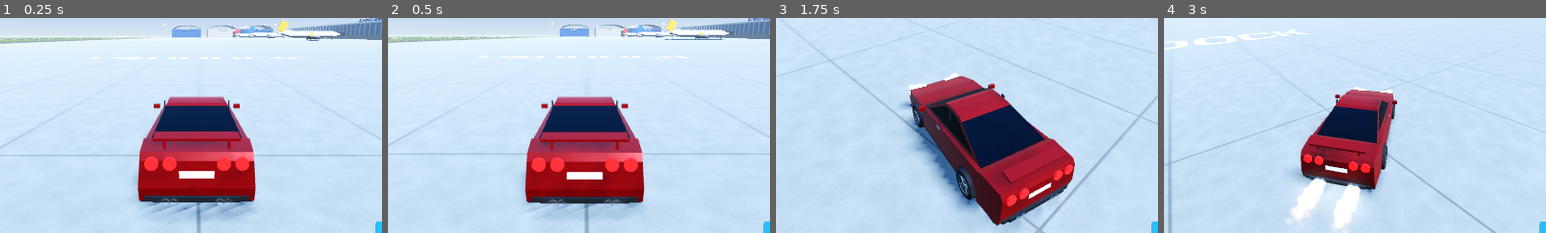
Above: before the commit, frames 1-4 (left to right).
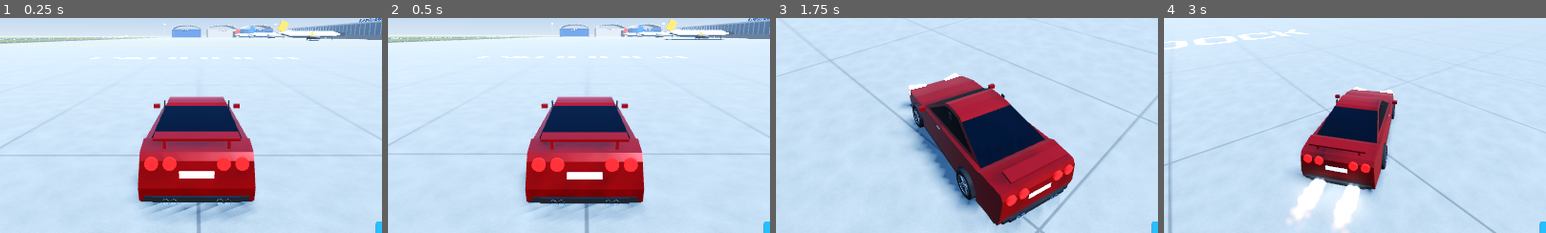
Above: after the commit, the same moments.

Repository: Pigasor/gearshift-proving-grounds
Game: Godot game, scene res://scenes/main.tscn
Same seed, same stepped clock (60 frames per second), same inputs: the game is played once before the commit and once after it.
Inputs (mouse positions are % of the whole screen's width and height, from its top left):
- Up to frame 1 (0.25 s): no input
- Up to frame 2 (0.5 s): no input
- Up to frame 3 (1.75 s): tap Enter (reset_car) at 0.5 s; move the mouse to (72, 45) at 0.52 s; hold D (steer_right) 0.53-1.25 s; hold W (throttle) 0.53-1.25 s; click (72, 45) at 0.67 s; drag from (30, 55) to (45, 70) at 1.27 s
- Up to frame 4 (3 s): move the mouse to (60, 28) at 2.02 s; hold D (steer_right) 2.03-2.75 s; hold W (throttle) 2.03-2.75 s; tap Shift (clutch) at 2.1 s; drag from (45, 70) to (20, 35) at 2.77 s
The pictures show only the part of the screen within x 24-74%, y 31-81%; the shares and areas given below are measured in that part.

The runs differ from the first frame. In frame 1, less than 0.1% of the frame differs, in the area x 43-60%, y 84-87%; in frame 2, less than 0.1%, in the area x 41-62%, y 84-87%; in frame 3, less than 0.1%; in frame 4, less than 0.1%.

Commit message:
Rolantide ve dusuk devirde egzoz dumani yok denecek kadar az, geri viteste turbo boost engellendi
Co-Authored-By: Claude Opus 5.5 <noreply@anthropic.com>

Diff:
--- a/scripts/exhaust_smoke.gd
+++ b/scripts/exhaust_smoke.gd
@@ -109,7 +109,6 @@
 	var lim: float = maxf(float(vehicle.get("limiter_rpm")), idle + 1.0)
 	var revs: float = clampf((float(vehicle.get("current_rpm")) - idle) / (lim - idle), 0.0, 1.0)
 	var thr: float = float(vehicle.get("pedal_throttle"))
-	var load: float = clampf(revs * 0.6 + thr * revs * 0.6, 0.0, 1.0)
 	var fwd_v: float = body.linear_velocity.dot(body.global_transform.basis.z)
 	var spd: float = absf(fwd_v)
 	# at speed the puffs settle far apart behind the car: a shorter life keeps the trail short and dense
@@ -130,11 +129,15 @@
 	emission_box_extents = Vector3(0.01, 0.01, half)
 	position = pipe_pos - Vector3(0.0, 0.0, half * signf(fwd_v))
 	var wind: float = lerpf(1.0, 0.5, clampf((spd * 3.6 - 20.0) / 80.0, 0.0, 1.0)) # thins out with speed
+	# Idle and low revs: only a barely visible haze; smoke builds from ~30% of the rev range up and
+	# with the throttle. dens keeps the total the same however many pipes / particles there are.
+	var k: float = smoothstep(0.3, 1.0, revs) * (0.35 + 0.65 * thr)
+	var dens: float = minf(200.0 * share / float(amount), 1.0)
 	if str(vehicle.get("engine_fuel")) == "dizel":
 		var c: float = lerpf(0.55, 0.16, thr)
-		color = Color(c, c, c, (0.05 + 0.3 * thr * (0.4 + revs)) * wind)
+		color = Color(c, c, c, (0.005 + 0.28 * k) * wind * dens)
 	else:
-		color = Color(0.86, 0.86, 0.88, (0.012 + 0.2 * load) * wind) # many faint puffs: a smooth plume
+		color = Color(0.86, 0.86, 0.88, (0.003 + 0.18 * k) * wind * dens)
 
 	_pop_t -= delta
 	var popping: bool = _pop_t > 0.0
--- a/scripts/vehicle_controller.gd
+++ b/scripts/vehicle_controller.gd
@@ -329,7 +329,7 @@
 		mount.add_child(caliper)
 
 func trigger_turbo_boost() -> bool:
-	if not turbo_boost_enabled:
+	if not turbo_boost_enabled or current_gear == 0: # no boost in reverse
 		return false
 	if turbo_boost_cooldown_timer <= 0.0 and not turbo_boost_active:
 		turbo_boost_active = true
@@ -1808,7 +1808,7 @@
 	if turbo_boost_active:
 		turbo_boost_timer -= delta
 		turbo_boost_ready = false
-		if turbo_boost_timer <= 0.0:
+		if turbo_boost_timer <= 0.0 or current_gear == 0: # also ends when shifted into reverse
 			turbo_boost_active = false
 			turbo_boost_cooldown_timer = turbo_boost_cooldown
 	elif turbo_boost_cooldown_timer > 0.0:
